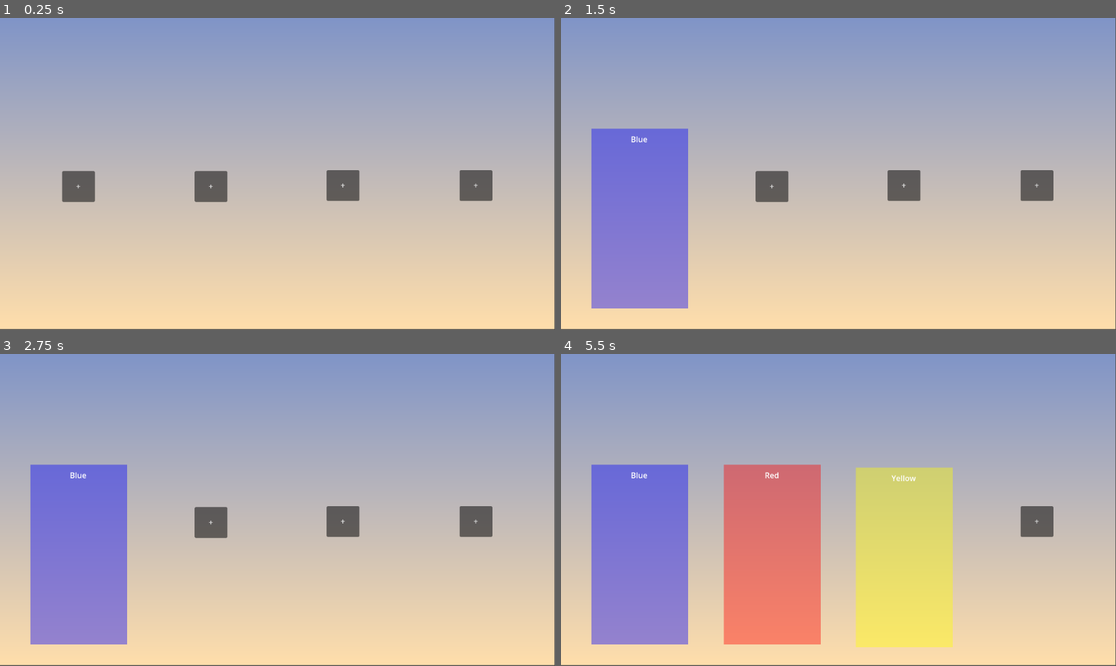
Above: before the commit, frames 1-4 (two rows, left to right).
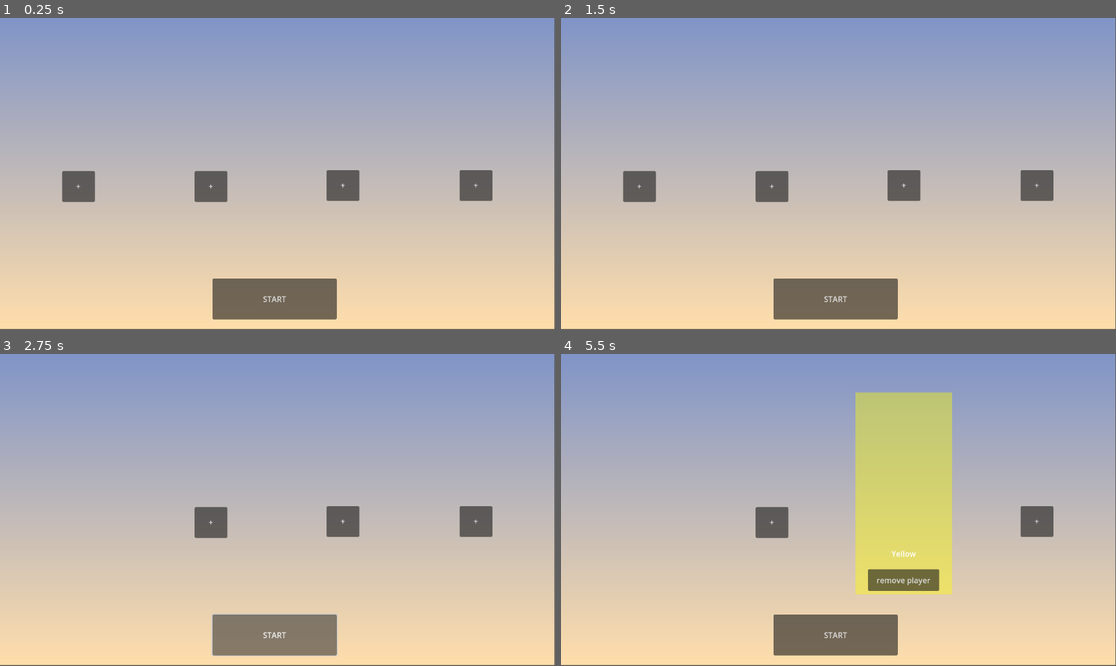
Above: after the commit, the same moments.

Repository: Alex-Onceanu/LD58
Game: Godot game, scene res://selection_menu.tscn
Same seed, same stepped clock (60 frames per second), same inputs: the game is played once before the commit and once after it. The project has no main scene, so this scene is started directly.
Inputs (mouse positions are in pixels of both pictures, inside the frame that each line leads up to):
- Up to frame 1 (0.25 s): no input
- Up to frame 2 (1.5 s): click "+" at 0.5 s; click (638, 239) at 1.25 s, where only the run after the commit has a clickable "remove player"
- Up to frame 3 (2.75 s): click (271, 634) at 2 s, where only the run after the commit has a clickable "START"
- Up to frame 4 (5.5 s): click (832, 634) at 2.75 s, where only the run after the commit has a clickable "START"; click "+" at 3.5 s; click (771, 575) at 4.25 s, where only the run after the commit has a clickable "remove player"; click "+" at 5 s

The runs differ from the first frame. In frame 1, 2.9% of the frame differs, in the area x 38-61%, y 83-97%; in frame 2, 13%; in frame 3, 13%; in frame 4, 30%, in the area x 5-71%, y 12-97%.
Error after the commit: Invalid assignment of property or key 'visible' with value of type 'bool' on a base object of type 'null instance'. (res://selection_menu.gd:18)

Commit message:
Debut du draggable

Diff:
--- /dev/null
+++ b/draggable_marble.gd
@@ -0,0 +1,27 @@
+extends Node2D
+
+signal clicked
+
+@onready var held = false
+
+func _on_area_2d_input_event(viewport: Node, event: InputEvent, shape_idx: int) -> void:
+	if event is InputEventMouseButton and event.button_index == MOUSE_BUTTON_LEFT:
+		if event.pressed:
+			clicked.emit(self)
+
+func _physics_process(delta):
+	if held:
+		global_transform.origin = get_global_mouse_position()
+
+func pickup():
+	if held:
+		return
+	#$PhysicsMarble.freeze = true
+	#$PhysicsMarble.apply_central_impulse(impulse)
+	held = true
+
+func drop(impulse=Vector2.ZERO):
+	if held:
+		#$PhysicsMarble.freeze = false
+		#$PhysicsMarble.apply_central_impulse(impulse)
+		held = false
--- /dev/null
+++ b/draggable_marble.tscn
@@ -0,0 +1,15 @@
+[gd_scene load_steps=3 format=3 uid="uid://c78tlamhdk2i5"]
+
+[ext_resource type="Script" uid="uid://cb67ipu3g1jud" path="res://draggable_marble.gd" id="1_5pbol"]
+
+[sub_resource type="CircleShape2D" id="CircleShape2D_glsp8"]
+
+[node name="DraggableMarble" type="Node2D"]
+script = ExtResource("1_5pbol")
+
+[node name="Area2D" type="Area2D" parent="."]
+
+[node name="CollisionShape2D" type="CollisionShape2D" parent="Area2D"]
+shape = SubResource("CircleShape2D_glsp8")
+
+[connection signal="input_event" from="Area2D" to="." method="_on_area_2d_input_event"]
--- a/player_select.gd
+++ b/player_select.gd
@@ -9,13 +9,12 @@
 	$Background.color = clr
 	$Background.color.a = 0.4
 
+func _on_add_player_pressed() -> void:
+	$AddPlayer.visible = false
+	$Background/RemovePlayer.visible = true
+	create_tween().tween_property($Background, "position", Vector2($Background.position.x, -30.), 0.7).set_trans(Tween.TRANS_ELASTIC).set_ease(Tween.EASE_OUT)
 
-# Called every frame. 'delta' is the elapsed time since the previous frame.
-func _process(delta: float) -> void:
-	pass
-
-
-func _on_add_player_toggled(toggled_on: bool) -> void:
-	$AddPlayer.visible = false
-	create_tween().tween_property($Background, "position", Vector2($Background.position.x, 130.), 0.7).set_trans(Tween.TRANS_ELASTIC).set_ease(Tween.EASE_OUT)
-	$Background.visible = true
+func _on_remove_player_pressed() -> void:
+	$Background/RemovePlayer.visible = false
+	$AddPlayer.visible = true
+	create_tween().tween_property($Background, "position", Vector2($Background.position.x, 800.), 0.5).set_trans(Tween.TRANS_QUART).set_ease(Tween.EASE_OUT)
--- a/player_select.tscn
+++ b/player_select.tscn
@@ -15,22 +15,6 @@
 grow_vertical = 2
 script = ExtResource("1_yh01e")
 
-[node name="Background" type="ColorRect" parent="."]
-layout_mode = 0
-offset_top = 573.0
-offset_right = 201.0
-offset_bottom = 946.0
-color = Color(0.47592735, 0.47592735, 0.4759273, 0.4627451)
-
-[node name="Label" type="Label" parent="Background"]
-layout_mode = 0
-offset_top = -1.0
-offset_right = 200.0
-offset_bottom = 45.0
-text = "name"
-horizontal_alignment = 1
-vertical_alignment = 1
-
 [node name="AddPlayer" type="Button" parent="."]
 layout_mode = 1
 anchors_preset = 8
@@ -44,7 +28,33 @@
 offset_bottom = 31.5
 grow_horizontal = 2
 grow_vertical = 2
-toggle_mode = true
 text = "+"
 
-[connection signal="toggled" from="AddPlayer" to="." method="_on_add_player_toggled"]
+[node name="Background" type="ColorRect" parent="."]
+layout_mode = 0
+offset_left = -1.0
+offset_top = 800.0
+offset_right = 200.0
+offset_bottom = 1219.0
+color = Color(0.47592735, 0.47592735, 0.4759273, 0.4627451)
+
+[node name="Label" type="Label" parent="Background"]
+layout_mode = 0
+offset_left = 1.0
+offset_top = 305.0
+offset_right = 201.0
+offset_bottom = 364.0
+text = "name"
+horizontal_alignment = 1
+vertical_alignment = 1
+
+[node name="RemovePlayer" type="Button" parent="Background"]
+layout_mode = 0
+offset_left = 26.0
+offset_top = 367.0
+offset_right = 174.0
+offset_bottom = 412.0
+text = "remove player"
+
+[connection signal="pressed" from="AddPlayer" to="." method="_on_add_player_pressed"]
+[connection signal="pressed" from="Background/RemovePlayer" to="." method="_on_remove_player_pressed"]
--- /dev/null
+++ b/selection_menu.gd
@@ -0,0 +1,28 @@
+extends Control
+
+var held_object = null
+
+func _ready():
+	for node in get_tree().get_nodes_in_group("pickable"):
+		node.clicked.connect(_on_pickable_clicked)
+
+func _on_pickable_clicked(obj):
+	if !held_object:
+		obj.pickup()
+		held_object = obj
+
+func _on_start_pressed() -> void:
+	for i in range(1, 5):
+		if get_node("PlayerSelect" + str(i) + "/AddPlayer").visible == true:
+			get_node("PlayerSelect" + str(i) + "/AddPlayer").visible = false
+		get_node("PlayerSelect" + str(i) + "/RemovePlayer").visible = false
+		get_node("PlayerSelect" + str(i) + "/AddPlayer").position = get_node("PlayerSelect" + str(i) + "/RemovePlayer").position
+		#resize les menus ici ?
+		#get_node("PlayerSelect" + str(i) + "/Background").scale =
+	#visible = false
+
+func _unhandled_input(event):
+	if event is InputEventMouseButton and event.button_index == MOUSE_BUTTON_LEFT:
+		if held_object and !event.pressed:
+			held_object.drop(Input.get_last_mouse_velocity())
+			held_object = null
--- a/selection_menu.tscn
+++ b/selection_menu.tscn
@@ -1,6 +1,7 @@
-[gd_scene load_steps=4 format=3 uid="uid://dsdc0a2xxlsnk"]
+[gd_scene load_steps=5 format=3 uid="uid://dsdc0a2xxlsnk"]
 
 [ext_resource type="PackedScene" uid="uid://blqp7vyvbe5mq" path="res://player_select.tscn" id="1_2ahgr"]
+[ext_resource type="Script" uid="uid://ufjgiyfp0op6" path="res://selection_menu.gd" id="1_ik41r"]
 [ext_resource type="Shader" uid="uid://bvkisly5xaids" path="res://menu_background.gdshader" id="1_qv1hn"]
 
 [sub_resource type="ShaderMaterial" id="ShaderMaterial_ik41r"]
@@ -13,6 +14,7 @@
 anchor_bottom = 1.0
 grow_horizontal = 2
 grow_vertical = 2
+script = ExtResource("1_ik41r")
 metadata/_edit_horizontal_guides_ = [-351.0]
 metadata/_edit_vertical_guides_ = [1000.0, 150.0]
 
@@ -57,3 +59,19 @@
 offset_bottom = -51.0
 clrName = "Green"
 clr = Color(0, 1, 0, 1)
+
+[node name="Start" type="Button" parent="."]
+layout_mode = 0
+offset_left = 441.0
+offset_top = 541.0
+offset_right = 699.0
+offset_bottom = 626.0
+text = "START"
+
+[node name="StaticBody2D" type="StaticBody2D" parent="."]
+position = Vector2(306, 541)
+
+[node name="CollisionPolygon2D" type="CollisionPolygon2D" parent="StaticBody2D"]
+polygon = PackedVector2Array(-266, -92, -244, -21, -159, 55, 154, 84, 536, 82, 751, 54, 793, -2, 814, -87, 809, -132, 780, -87, 745, -51, 702, -14, 620, 16, 485, 32, 300, 37, 175, 35, 83, 35, -9, 22, -87, -5, -174, -40, -248, -82)
+
+[connection signal="pressed" from="Start" to="." method="_on_start_pressed"]
Not shown, added: draggable_marble.gd.uid
Not shown, added: selection_menu.gd.uid
